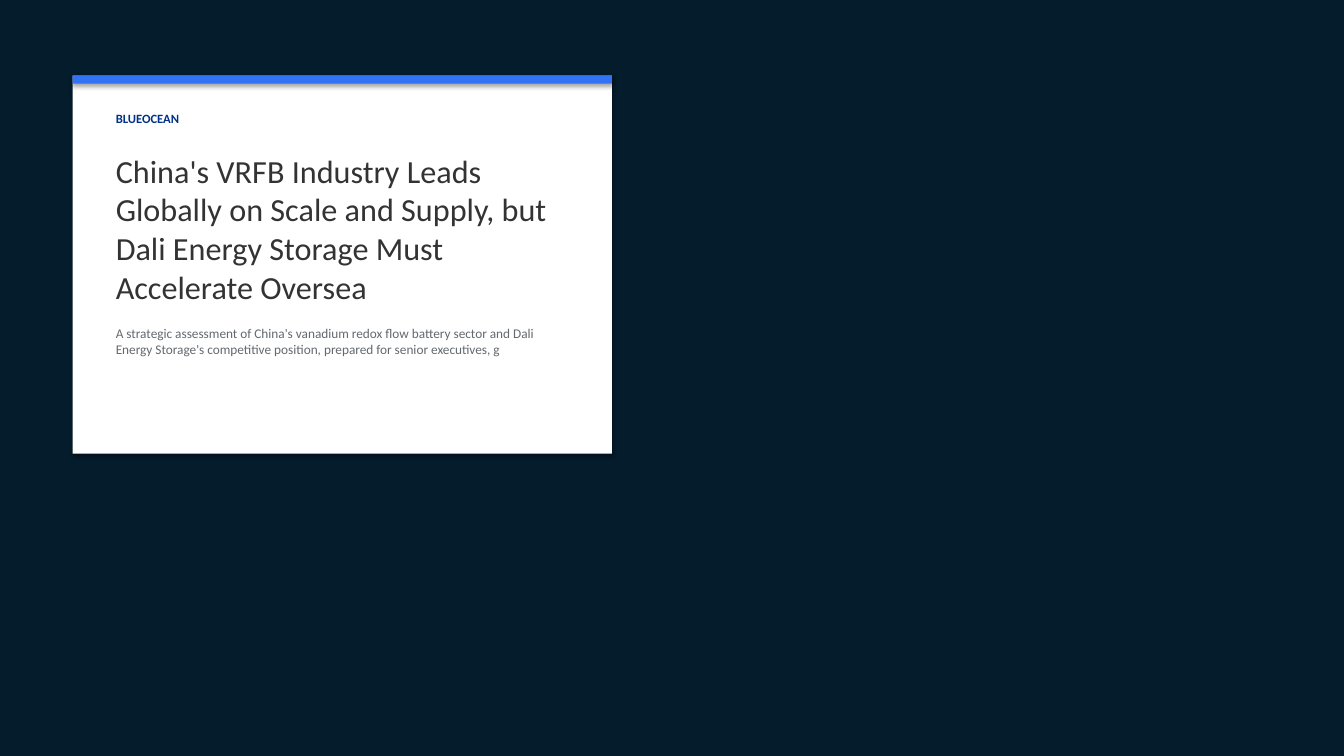
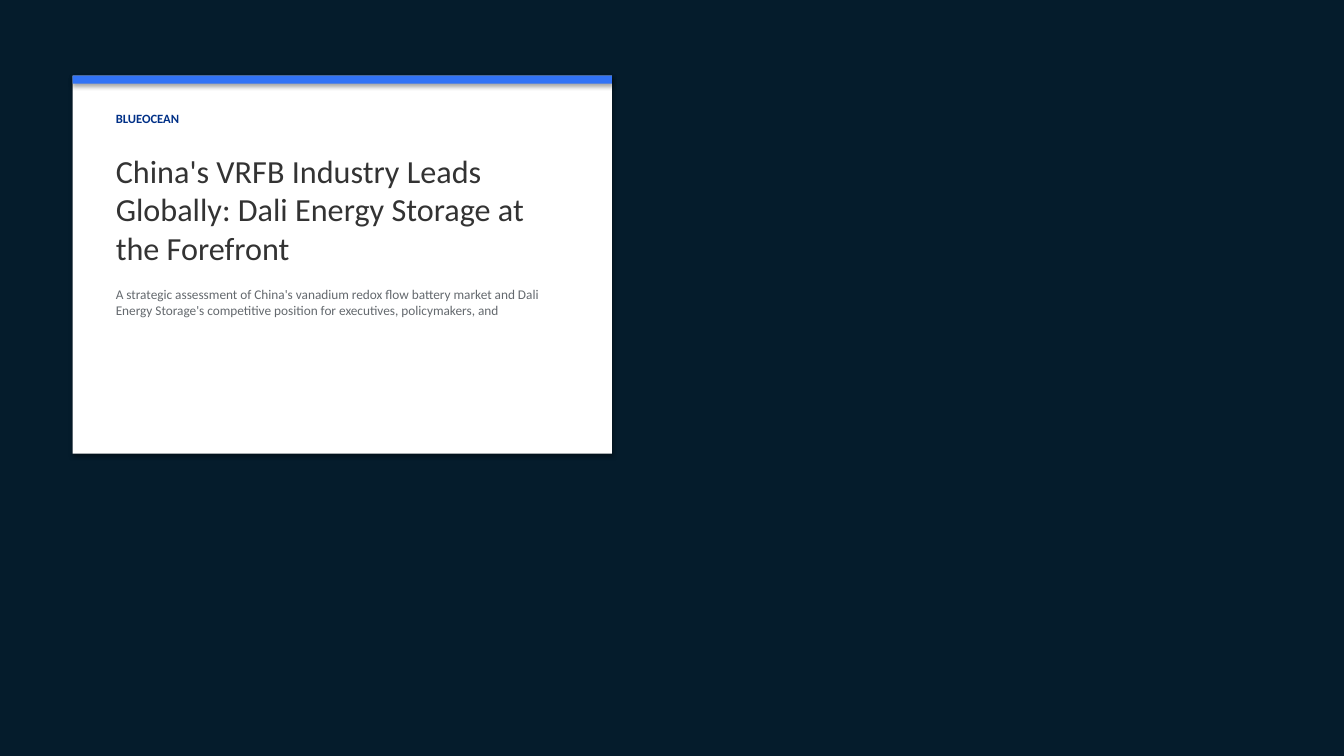
Before and after one commit to Yash-Yelave/gen_rpt, a slide deck: slide 1 of reports/2026-05-06-中国液流钒电池-特别是大力储能-在全球的领先地位/report.pptx. Drawn at 1344x756 pixels with LibreOffice and Linux fonts; fonts in the diff are those of the drawing; background and template pictures are left out. Boxes give left, top, right and bottom in pixels: in the first picture for what was removed or moved away, otherwise in the second. Text is boxed around its words. In the diff, an @@ line names an element or a change of style, - is before the commit and + after.

```diff
--- a/reports/2026-05-06-中国液流钒电池-特别是大力储能-在全球的领先地位/report.pptx
+++ b/reports/2026-05-06-中国液流钒电池-特别是大力储能-在全球的领先地位/report.pptx
@@ text at box(116, 160, 539, 317): text changed @@
-China's VRFB Industry Leads Globally on Scale and Supply, but Dali Energy Storage Must Accelerate Oversea
-A strategic assessment of China's vanadium redox flow battery sector and Dali Energy Storage's competitive position, prepared for senior executives, g
+China's VRFB Industry Leads Globally: Dali Energy Storage at the Forefront
+A strategic assessment of China's vanadium redox flow battery market and Dali Energy Storage's competitive position for executives, policymakers, and
```
Also in this commit, not shown: 11 other slides changed, 41 other files.
